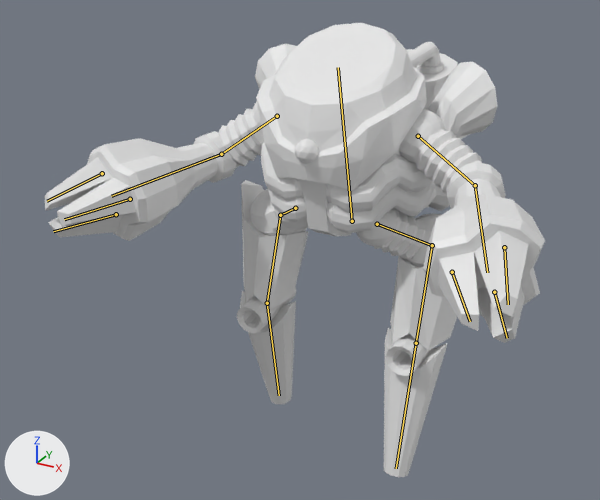
A saved change to the Blender file Game Assets/player_model.blend.
Before and after are seen from a 50 mm camera at (0.852, -1.831, 1.435) aimed at (-0.092, -0.113, 0.576). Every picture has the same lights, and +X, +Y and +Z are marked at lower left. Both versions are drawn at frame 2 of the action 'MoveBackward'; the numbers are the values there. The bones that bend it are drawn over the model as lines.

Objects in the first picture: 'player'.
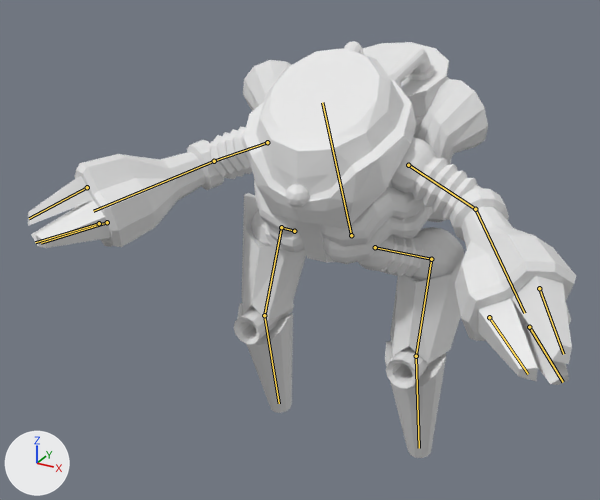
Location of each change, [x1, y1, x2, y2] in pixels of the pictures (600 x 500 px):
'player', posed (10% wider, 8% shorter)
    before: [45, 23, 545, 477]
    after: [28, 41, 576, 458]
bone 'body', root to tip
    before: (352, 221) to (338, 67)
    after: (351, 235) to (322, 102)
bone 'shoulder_l', root to tip
    before: (418, 136) to (475, 185)
    after: (408, 165) to (475, 209)
bone 'thigh_l', root to tip
    before: (432, 245) to (416, 343)
    after: (431, 259) to (416, 356)
bone 'foot_l', root to tip
    before: (416, 343) to (396, 468)
    after: (416, 356) to (419, 448)
bone 'shoulder_r', root to tip
    before: (277, 116) to (221, 154)
    after: (267, 142) to (214, 161)
bone 'thigh_r', root to tip
    before: (280, 215) to (267, 303)
    after: (281, 227) to (264, 315)
bone 'foot_r', root to tip
    before: (267, 303) to (279, 395)
    after: (264, 315) to (279, 403)

What the commit changed:
Bone 'body' (bone_body) moves from (0.0, 0.0, 0.0) to (0.0, -0.037, 0.017).
Bone 'body' (bone_body) turns from (-11, 0, 0) to (0, 0, 0) degrees about its own x, y and z.
Bone 'shoulder_l' (bone_shoulder_l) turns from (-29, 3, -12) to (-26, 0, 0) degrees about its own x, y and z.
Bone 'thigh_l' (bone_thigh_l) turns from (-9, 0, 0) to (-20, -1, 0) degrees about its own x, y and z.
Bone 'foot_l' (bone_foot_l) turns from (5, 0, 0) to (33, 0, 0) degrees about its own x, y and z.
Bone 'shoulder_r' (bone_shoulder_r) turns from (-39, 4, 9) to (-24, 0, 0) degrees about its own x, y and z.
Bone 'thigh_r' (bone_thigh_r) turns from (-5, 0, 0) to (-20, 1, 0) degrees about its own x, y and z.
Bone 'foot_r' (bone_foot_r) turns from (26, 0, 0) to (33, 0, 0) degrees about its own x, y and z.
